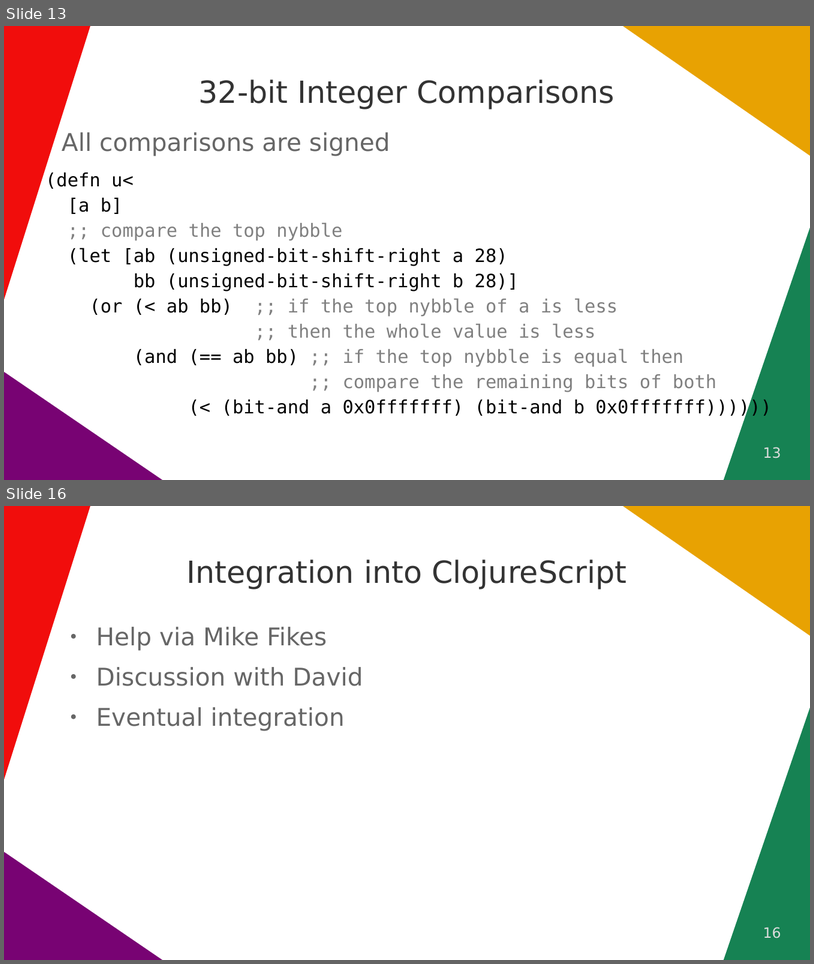
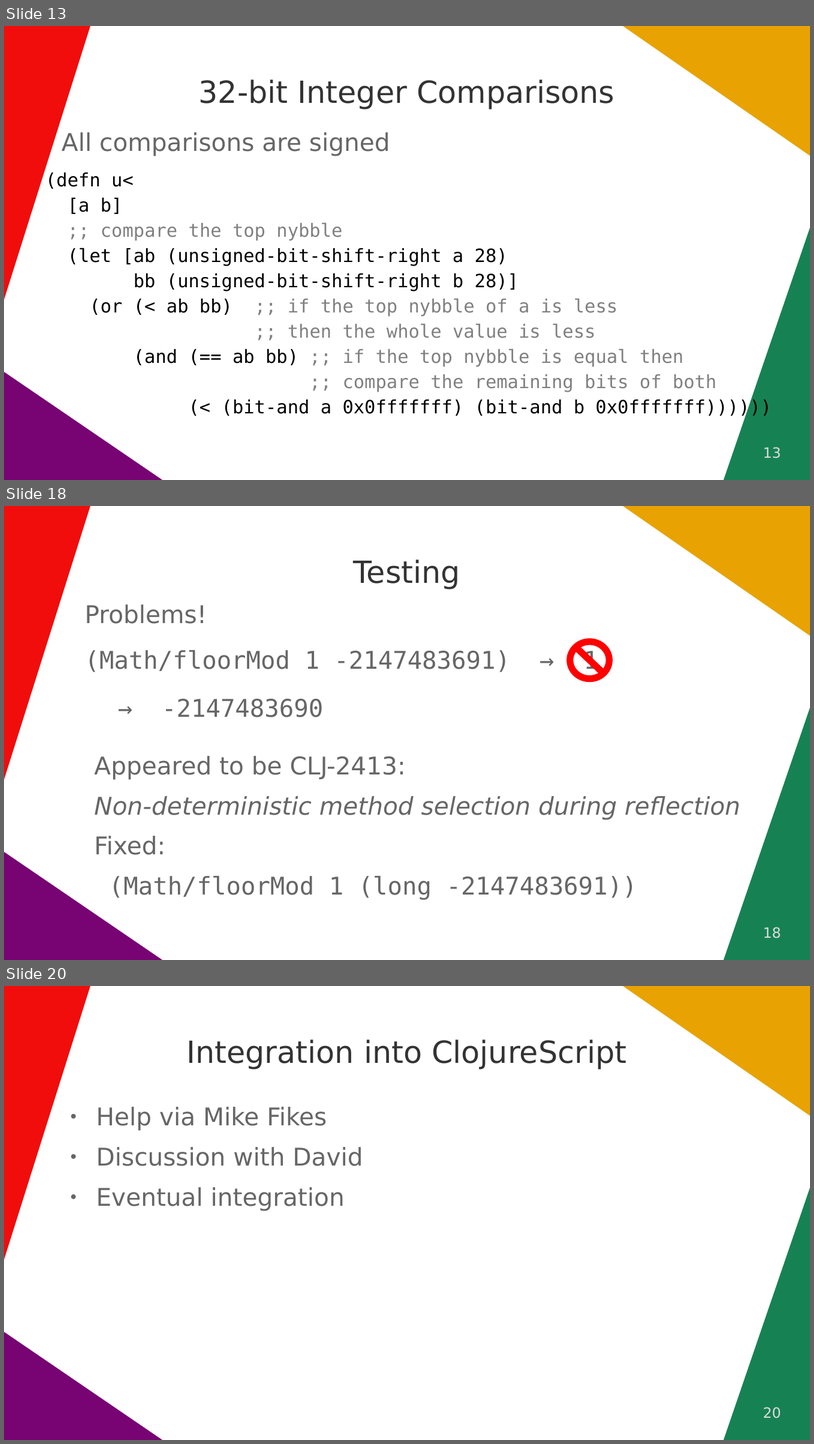
Before and after one commit to quoll/cljs-math, a slide deck: docs/ClojureDays2022.odp. Shown one above the other, each under a label of ours: slides 13 and 16 before the commit, slides 13, 18 and 20 after it; the slides between them are not shown. The pictures are 814x964 and 814x1444 pixels, drawn with LibreOffice and Linux fonts; fonts in the diff are those of the drawing. Boxes give left, top, right and bottom in pixels: in the first picture for what was removed or moved away, otherwise in the second. Text is boxed around its words. In the diff, an @@ line names an element or a change of style, - is before the commit and + after.

Commit message:
Testing slides

```diff
--- a/docs/ClojureDays2022.odp
+++ b/docs/ClojureDays2022.odp
@@ slide 18 added at [4,506,810,960], background #FFFFFF; not listed: 4 template elements that a slide beside it also shows @@
@@ title added at [354,559,461,589], 30 pt, text #333333 @@
+Testing
@@ text added at [85,604,207,624], 24 pt, text #666666 @@
+Problems!
@@ text added at [85,649,598,674], 24 pt, text #666666 @@
+(Math/floorMod 1 -2147483691) → 1
@@ no-entry sign added at [568,639,613,682], fill #FF0000, outline #FF0000 1.42 pt @@
@@ text added at [162,699,323,717], 24 pt, text #666666 @@
+→ -2147483690
@@ text added at [94,756,741,900], 24 pt, text #666666 @@
+Appeared to be CLJ-2413:
+Non-deterministic method selection during reflection
+Fixed:
+(Math/floorMod 1 (long -2147483691))
@@ page number added at [764,927,782,938], 14 pt, text #DDDDDD @@
+18
@@ what was slide 16 is now slide 20 @@
@@ page number at [764,1407,782,1418]: text changed @@
-16
+20
```
Also in this commit, not shown: 1 slide changed, 4 other slides added, 1 slide removed.
